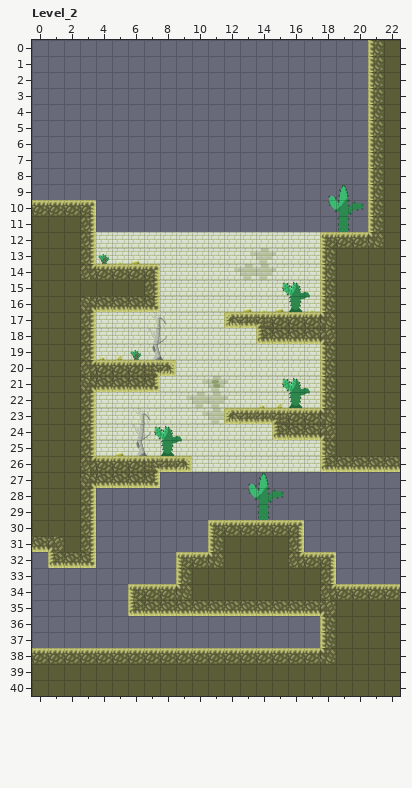
Two states of a LDtk project, Assets/Mefedron(kolya)/LDtk_Lvls/Test_Lvl.ldtk. Above is the file before it was changed.
Cells are 32x32 px. Shown: Level_2 x 0..22, y 0..40. The commit also changed other parts of the map, which this record leaves out.
After the commit:
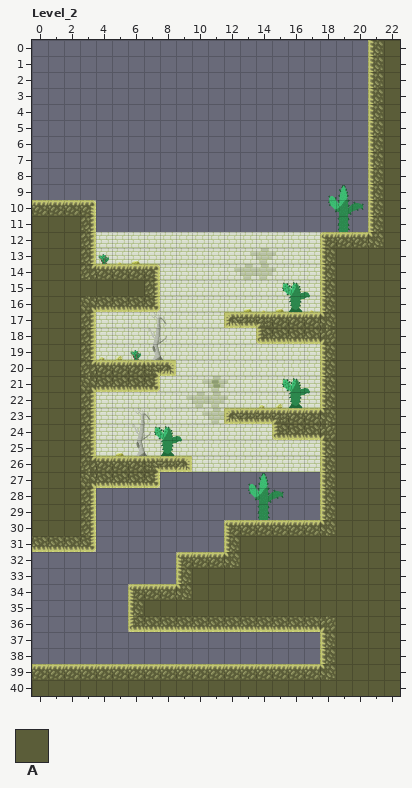
Key: from "Ground": A 1 "Ground".
_ is an empty cell.
Tiles replaced or removed in this view: A.
The exact change:
Changed rows in their new state; . is an unchanged cell.
Layer "Ground":
first column x 0:
27 ..................AAAAA
28 ..................AAAAA
29 ..................AAAAA
30 ..........._.....AAAAAA
31 ..........._.....AAAAAA
32 .___...............AAAA
33 ...................AAAA
36 ......AAAAAAAAAAAA.....
38 __________________.....
